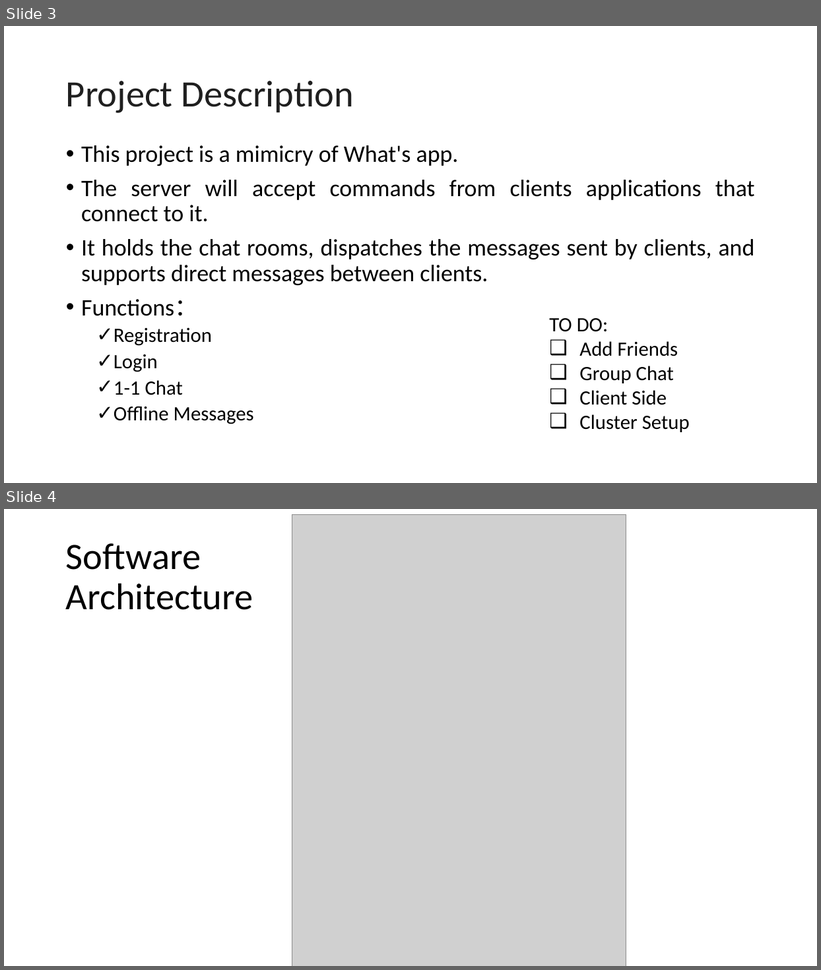
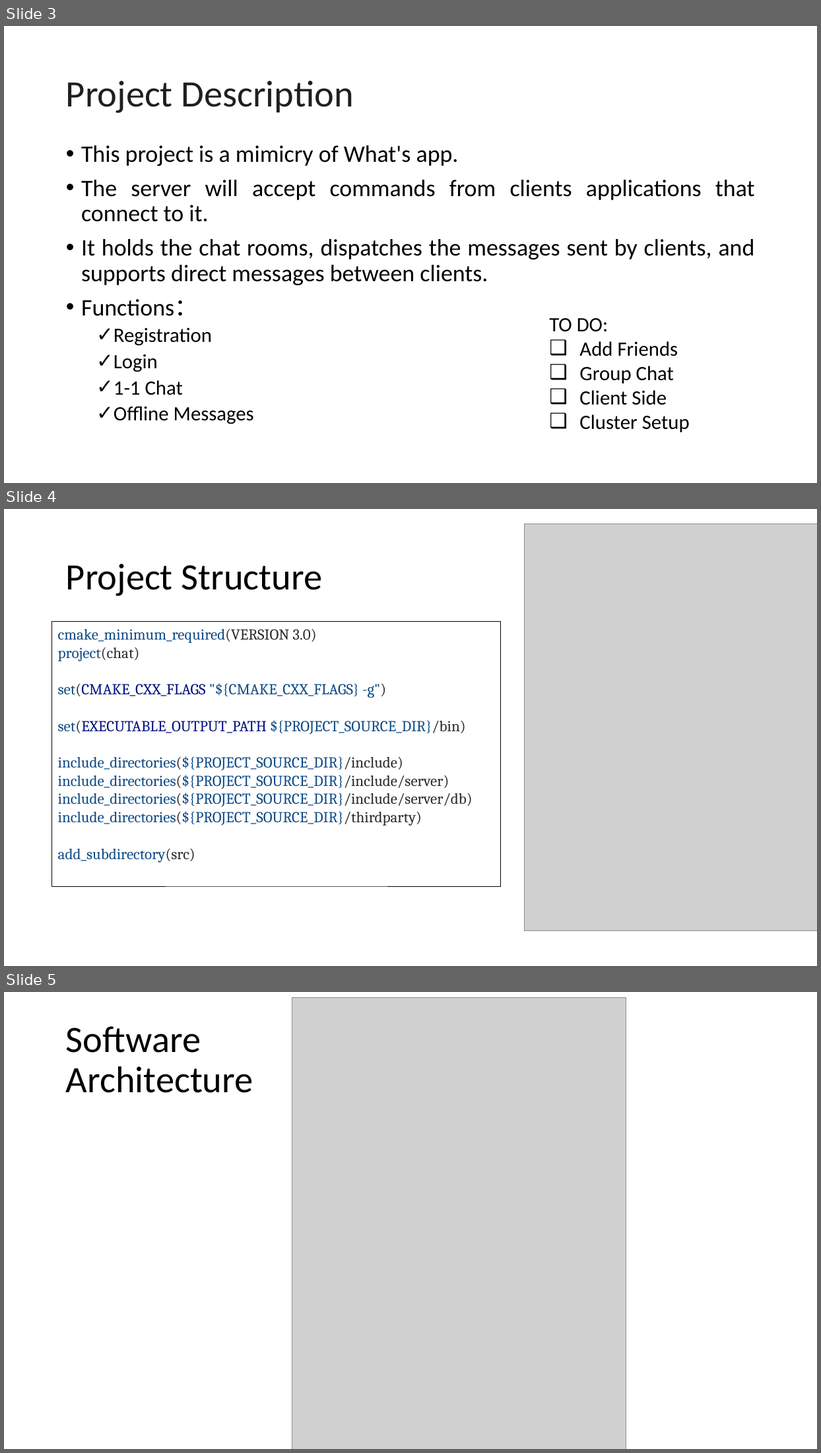
Before and after one commit to Chufeng-Jiang/Cluster_ChatServer, a slide deck: Advanced Linux Final Project.pptx. Shown one above the other, each under a label of ours: slides 3 and 4 before the commit, slides 3, 4 and 5 after it. The pictures are 821x970 and 821x1453 pixels, drawn with LibreOffice and Linux fonts; fonts in the diff are those of the drawing; grey boxes stand for pictures. Boxes give left, top, right and bottom in pixels: in the first picture for what was removed or moved away, otherwise in the second. Text is boxed around its words. In the diff, an @@ line names an element or a change of style, - is before the commit and + after.

```diff
--- a/Advanced Linux Final Project.pptx
+++ b/Advanced Linux Final Project.pptx
@@ slide 4 added at [4,509,817,966], background #FFFFFF @@
@@ picture added at [524,524,817,931] @@
@@ title added at [66,564,323,596], 44 pt, text #000000 @@
+Project Structure
@@ rectangle added at [52,622,501,887], outline #000000 0.75 pt, 18 pt, text #0F4A85 @@
+cmake_minimum_required(VERSION 3.0)
+project(chat)
+set(CMAKE_CXX_FLAGS "${CMAKE_CXX_FLAGS} -g")
+set(EXECUTABLE_OUTPUT_PATH ${PROJECT_SOURCE_DIR}/bin)
+include_directories(${PROJECT_SOURCE_DIR}/include)
+include_directories(${PROJECT_SOURCE_DIR}/include/server)
+include_directories(${PROJECT_SOURCE_DIR}/include/server/db)
+include_directories(${PROJECT_SOURCE_DIR}/thirdparty)
+add_subdirectory(src)
@@ what was slide 4 is now slide 5 @@
```
Also in this commit, not shown: 5 slides changed, 1 other slide added.
